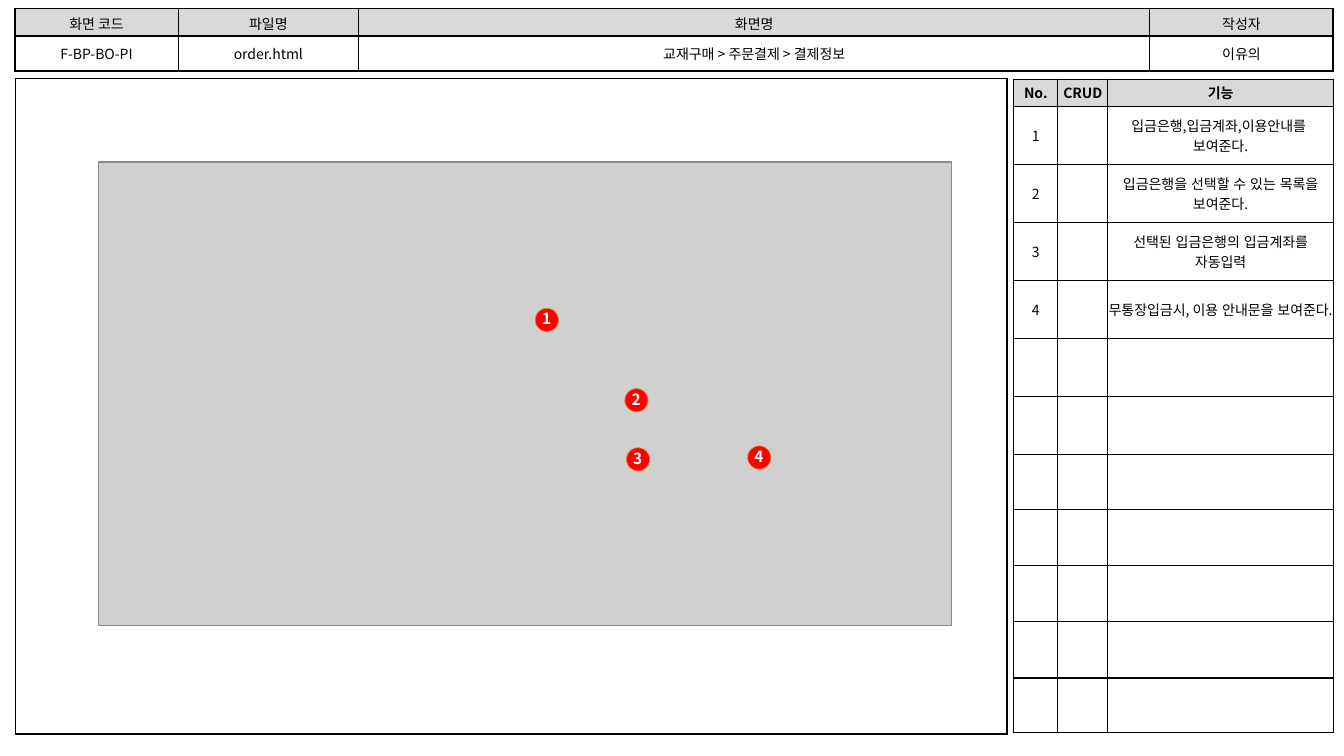
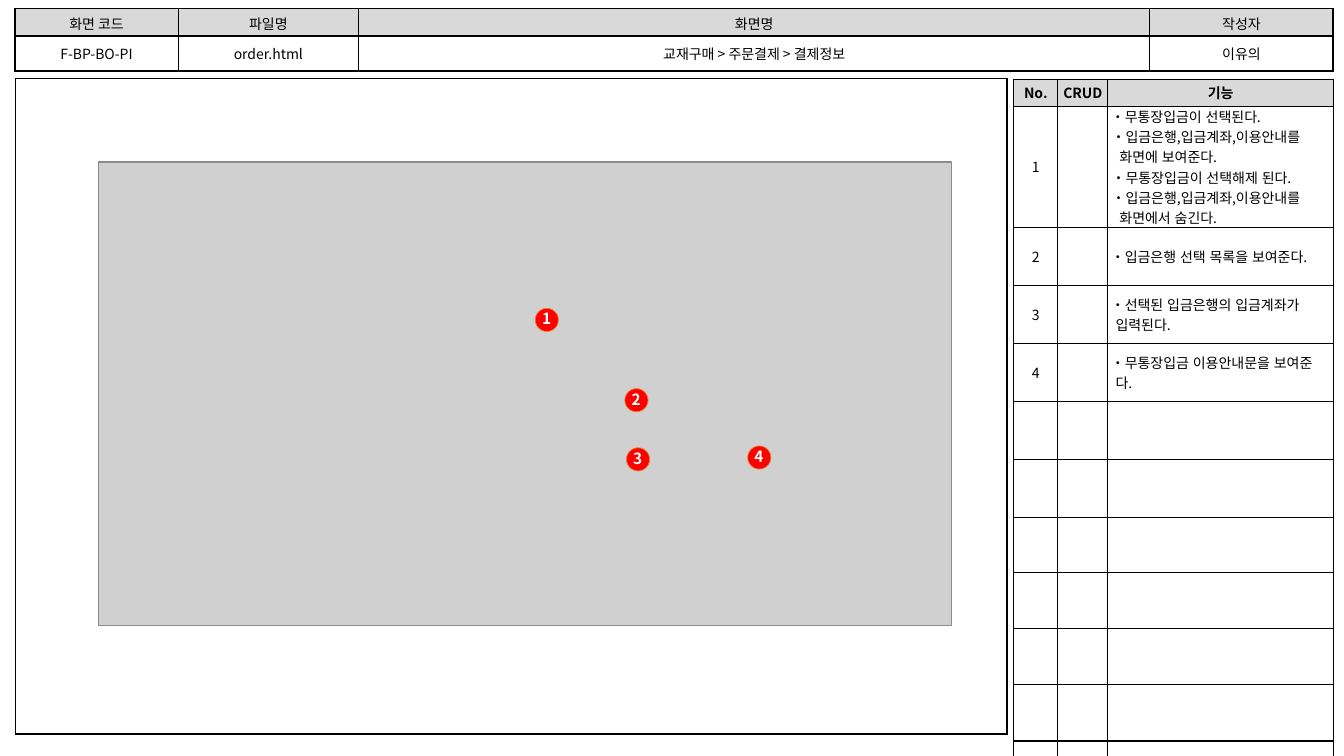
Before and after one commit to index506/cosmo6th_3thGroup, a slide deck: slide 4 of 3rd_Project/Member/Lee/기능,화면,테스트 문서/3th_Project_화면 설계도(이유의).pptx. Drawn at 1344x756 pixels with LibreOffice and Linux fonts; fonts in the diff are those of the drawing; grey boxes stand for pictures. Boxes give left, top, right and bottom in pixels: in the first picture for what was removed or moved away, otherwise in the second. Text is boxed around its words. In the diff, an @@ line names an element or a change of style, - is before the commit and + after.

```diff
--- a/3rd_Project/Member/Lee/기능,화면,테스트 문서/3th_Project_화면 설계도(이유의).pptx
+++ b/3rd_Project/Member/Lee/기능,화면,테스트 문서/3th_Project_화면 설계도(이유의).pptx
@@ table at (1014, 80, 1335, 733) @@
-row 2, column 3: 입금은행,입금계좌,이용안내를 / 보여준다.
+row 2, column 3: ・무통장입금이 선택된다. / ・입금은행,입금계좌,이용안내를 / 화면에 보여준다. / ・무통장입금이 선택해제 된다. / ・입금은행,입금계좌,이용안내를 / 화면에서 숨긴다.
-row 3, column 3: 입금은행을 선택할 수 있는 목록을 보여준다.
+row 3, column 3: ・입금은행 선택 목록을 보여준다.
-row 4, column 3: 선택된 입금은행의 입금계좌를 자동입력
+row 4, column 3: ・선택된 입금은행의 입금계좌가 / 입력된다.
-row 5, column 3: 무통장입금시, 이용 안내문을 보여준다.
+row 5, column 3: ・무통장입금 이용안내문을 보여준 / 다.
```
Also in this commit, not shown: 8 other slides changed, 2 other files.
